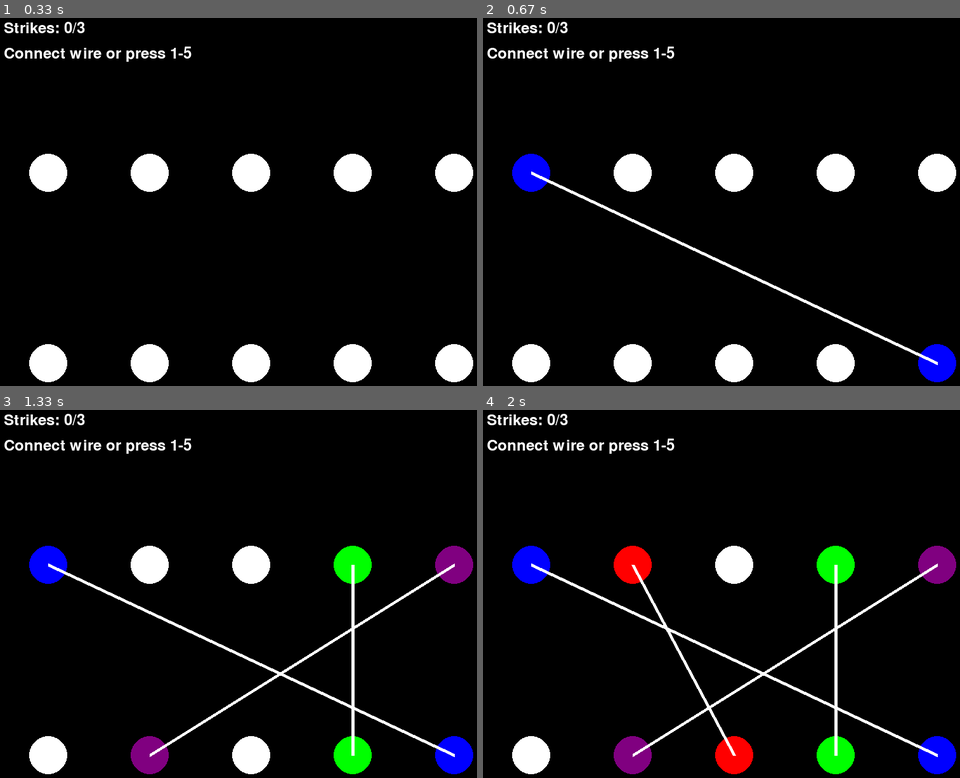
Above: before the commit, frames 1-4 (two rows, left to right).
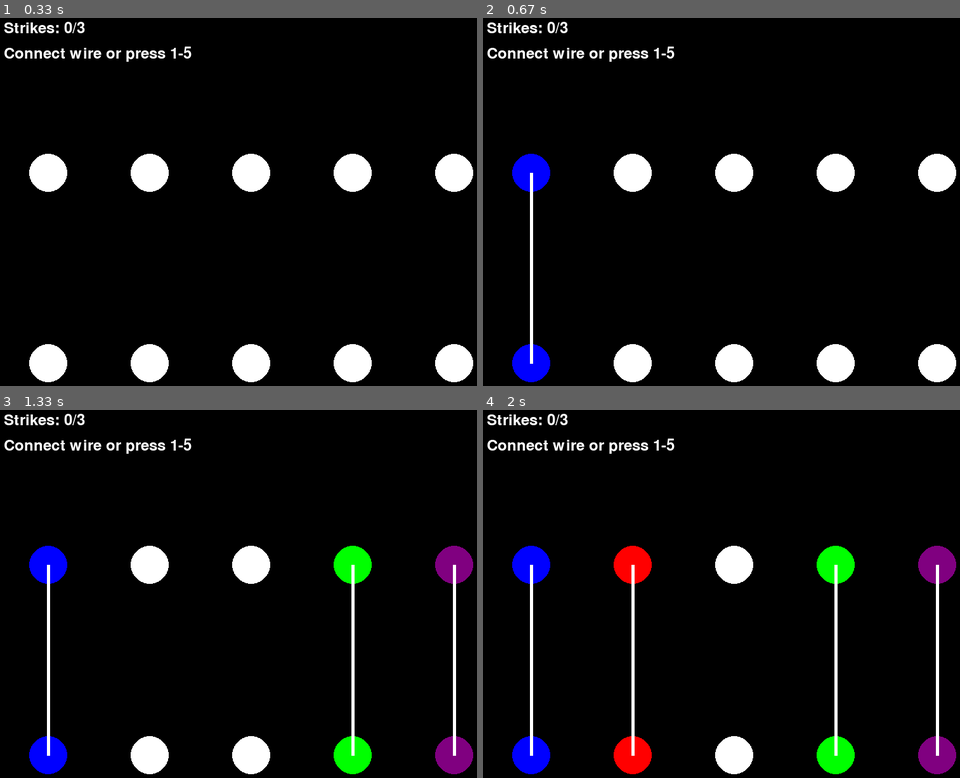
Above: after the commit, the same moments.

Repository: charles-kahlenberg/Bomb-defusal
Game: pygame game, started from Wires GUI.py
Same seed, same stepped clock (60 frames per second), same inputs: the game is played once before the commit and once after it.
Inputs:
- Up to frame 1 (0.33 s): no input
- Up to frame 2 (0.67 s): tap 1 at 0.33 s
- Up to frame 3 (1.33 s): tap 5 at 0.67 s; tap 4 at 1 s
- Up to frame 4 (2 s): tap 2 at 1.83 s

Frame 1 is identical in both runs. In frame 2, 2.2% of the frame differs, in the area x 6-100%, y 41-99%; in frame 3, 3.7%; in frame 4, 4.9%.

Commit message:
Update Wires GUI.py

Diff:
--- a/Wires GUI.py
+++ b/Wires GUI.py
@@ -252,7 +252,7 @@
     circle_loc_top = [[80, 250], [240, 250], [400, 250], [560, 250], [720, 250]]
     circle_loc_bottom = [[80, 550], [240, 550], [400, 550], [560, 550], [720, 550]]
 
-    random.shuffle(circle_loc_bottom)
+    # random.shuffle(circle_loc_bottom)
 
     # Top row (input wires)
     circle1_x, circle1_y = circle_loc_top[0]
